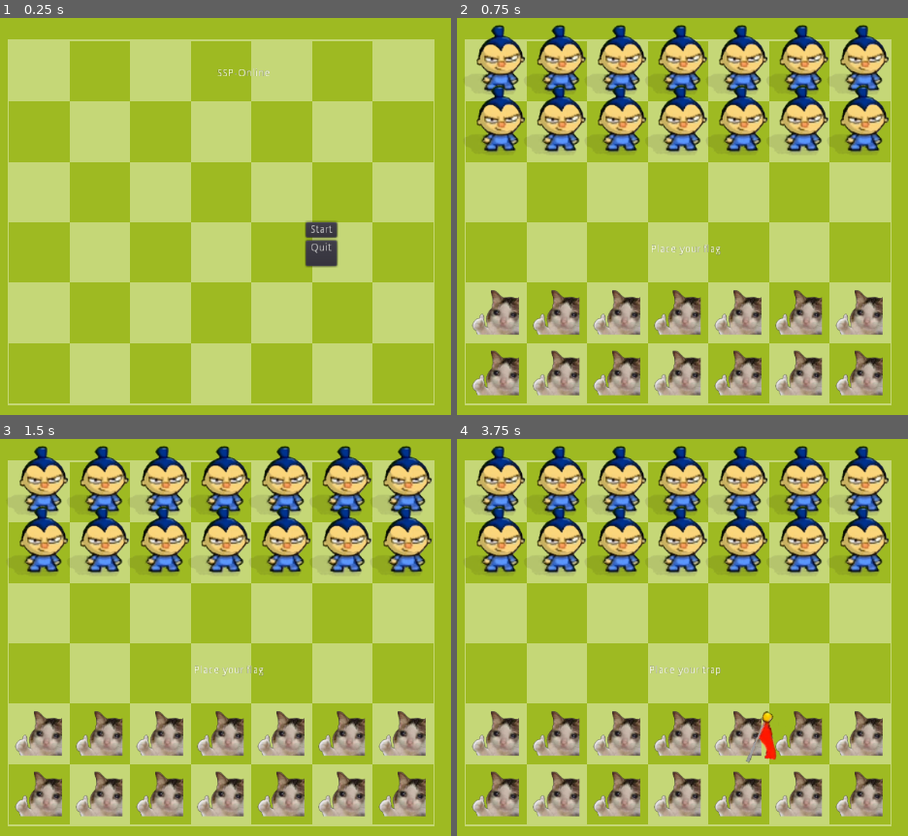
Above: before the commit, frames 1-4 (two rows, left to right).
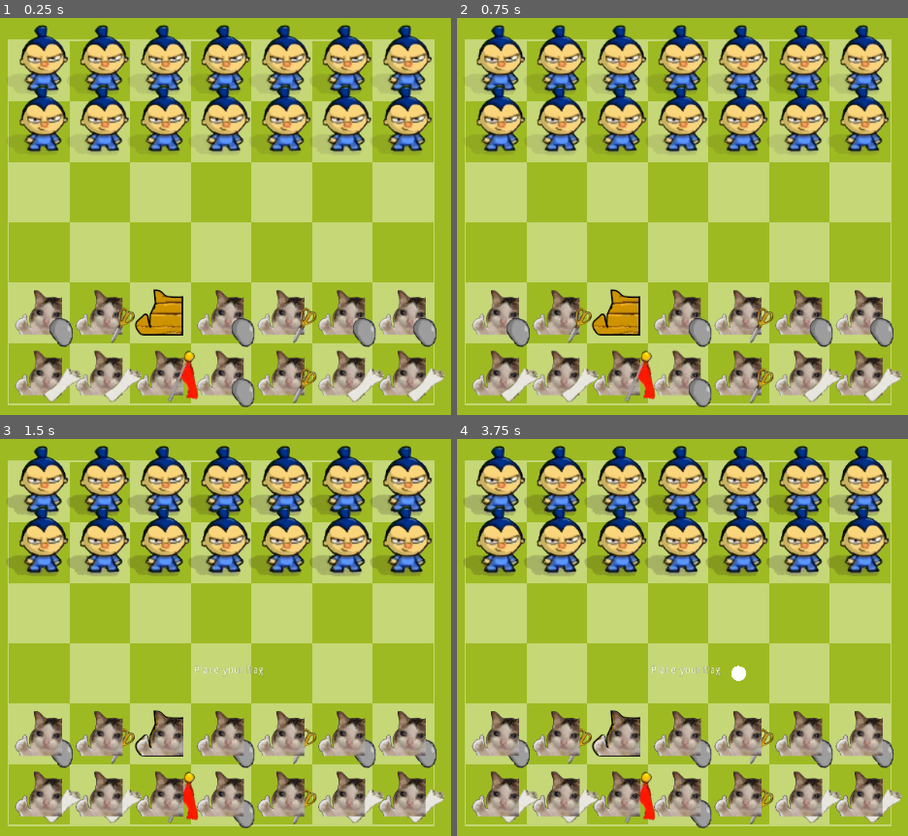
Above: after the commit, the same moments.

Repository: doofmars/ssp-online
Game: Godot game, scene res://src/Level.tscn
Same seed, same stepped clock (60 frames per second), same inputs: the game is played once before the commit and once after it.
Inputs (mouse positions are in pixels of both pictures, inside the frame that each line leads up to):
- Up to frame 1 (0.25 s): no input
- Up to frame 2 (0.75 s): click (777, 228) at 0.5 s, where only the run before the commit has a clickable "Start"
- Up to frame 3 (1.5 s): tap Enter (ui_accept) at 1.25 s; move the mouse to (outside the picture) at 1.27 s; click (outside the picture) at 1.42 s
- Up to frame 4 (3.75 s): tap Enter (ui_accept) at 1.52, 2, 2.27, 2.75, 3.5 s; move the mouse to (623, 665) at 2.02 s; click (623, 665) at 2.17 s; move the mouse to (853, 542) at 2.77 s; click (853, 542) at 2.92 s; move the mouse to (741, 732) at 3.52 s; click (741, 732) at 3.67 s

The runs differ from the first frame. In frame 1, 31% of the frame differs, in the area x 3-99%, y 1-99%; in frame 2, 4.2%; in frame 3, 4.6%; in frame 4, 5.1%.

Commit message:
Skip setup if in debug mode

Diff:
--- a/src/Level.gd
+++ b/src/Level.gd
@@ -52,7 +52,15 @@
 				square.color = SQUARE_COLOR_2
 
 			add_child(square)
+	if OS.is_debug_build():
+		skip_game()
 
+func skip_game():
+	get_node("Menu").hide()
+	_on_menu_start_singleplayer()
+	_on_pawn_clicked(boardState[2][5])
+	_on_pawn_clicked(boardState[2][4])
+	_on_game_ui_approve_pawns()
 
 # Called every frame. 'delta' is the elapsed time since the previous frame.
 func _process(delta):
--- a/src/Pawn.gd
+++ b/src/Pawn.gd
@@ -34,7 +34,8 @@
 func _on_control_gui_input(event):
 	if event is InputEventMouseButton:
 		if mouse_over and event.pressed:
-			print(str("Clicked On Object ", name, " ", Constants.Types.keys()[type], " -> ", Constants.Items.keys()[item]))
+			if OS.is_debug_build():
+				print(str("Clicked On Object ", name, " ", Constants.Types.keys()[type], " -> ", Constants.Items.keys()[item]))
 			emit_signal("pawn_clicked", self)
 
 
